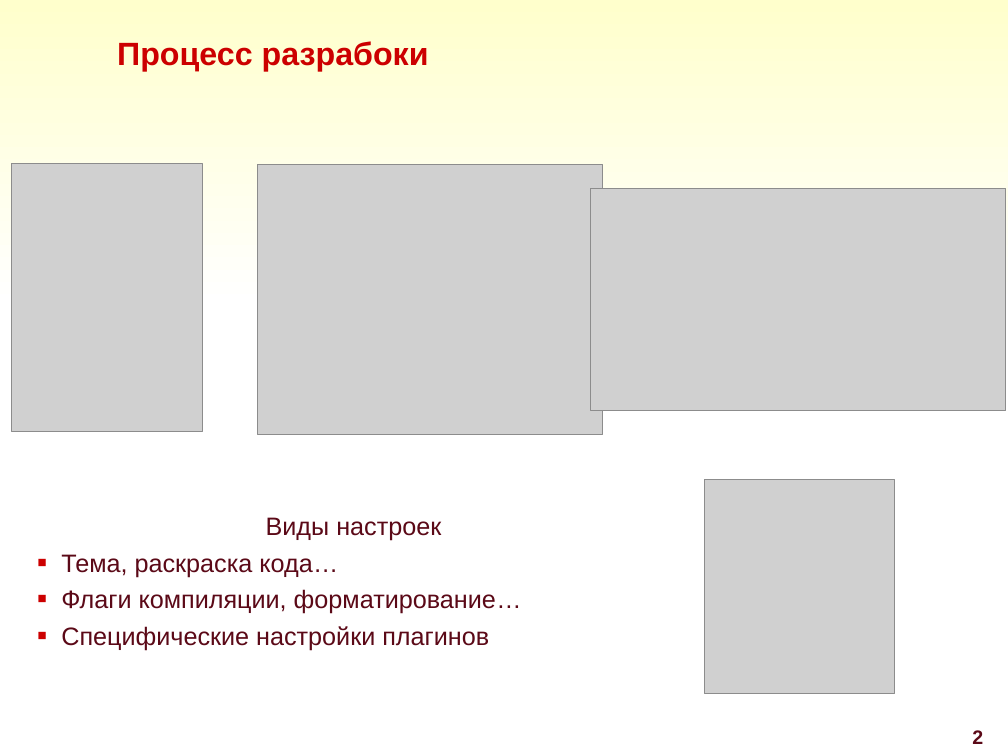
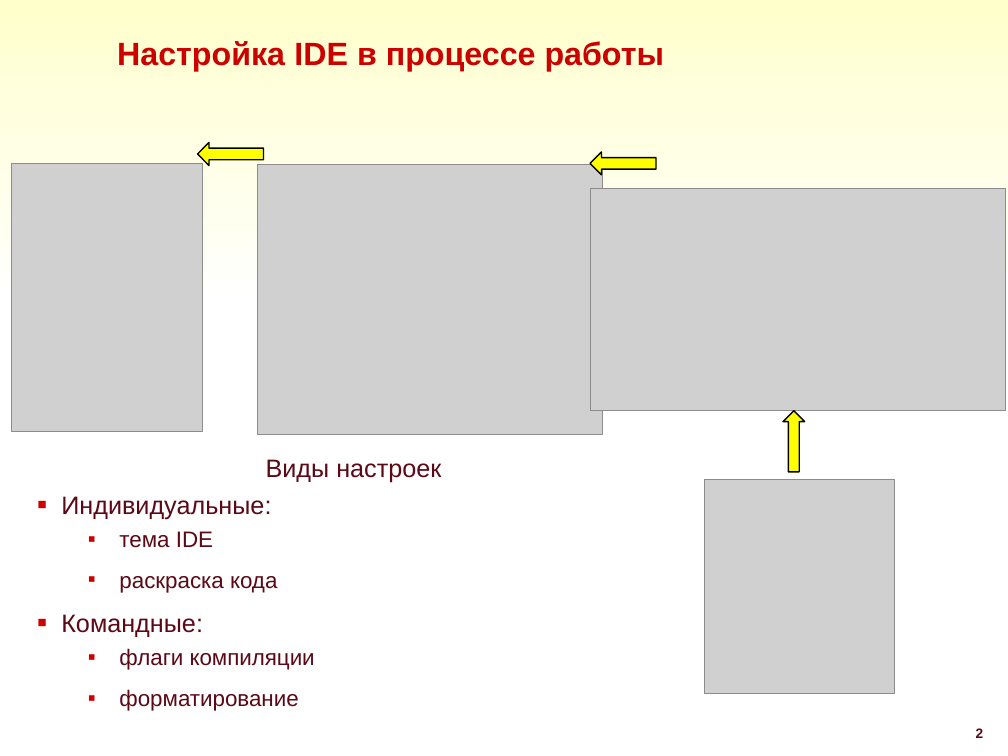
Before and after one commit to DmitryZagr/Diploma, a slide deck: slide 2 of преза/Zagrebaev.PPT. Drawn at 1008x756 pixels with LibreOffice and Linux fonts; fonts in the diff are those of the drawing; grey boxes stand for pictures; background and template pictures are left out. Boxes give left, top, right and bottom in pixels: in the first picture for what was removed or moved away, otherwise in the second. Text is boxed around its words. In the diff, an @@ line names an element or a change of style, - is before the commit and + after.

```diff
--- a/преза/Zagrebaev.PPT
+++ b/преза/Zagrebaev.PPT
@@ title at [117, 41, 665, 72]: text changed @@
-Процесс разрабоки
+Настройка IDE в процессе работы
@@ left arrow added at [198, 142, 263, 165], fill #FFFF00, outline #000000 0.99 pt @@
@@ left arrow added at [590, 152, 655, 175], fill #FFFF00, outline #000000 0.99 pt @@
@@ up arrow added at [783, 410, 805, 472], fill #FFFF00, outline #000000 0.99 pt @@
@@ text "Виды настроек": place and size @@
-text "Виды настроек" at [61, 517, 522, 650]
+text "Виды настроек" at [61, 459, 441, 711]
@@ text at [61, 496, 315, 711]: text changed; size 18 to 16 pt @@
-■ Тема, раскраска кода…
-■ Флаги компиляции, форматирование…
-■ Специфические настройки плагинов
+■ Индивидуальные:
+  ▪ тема IDE
+  ▪ раскраска кода
+■ Командные:
+  ▪ флаги компиляции
+  ▪ форматирование
@@ page number at [976, 728, 984, 738]: size 14 to 9.8 pt @@
```
Also in this commit, not shown: 9 other slides changed, 4 slides added, 5 slides removed, 3 other files.
